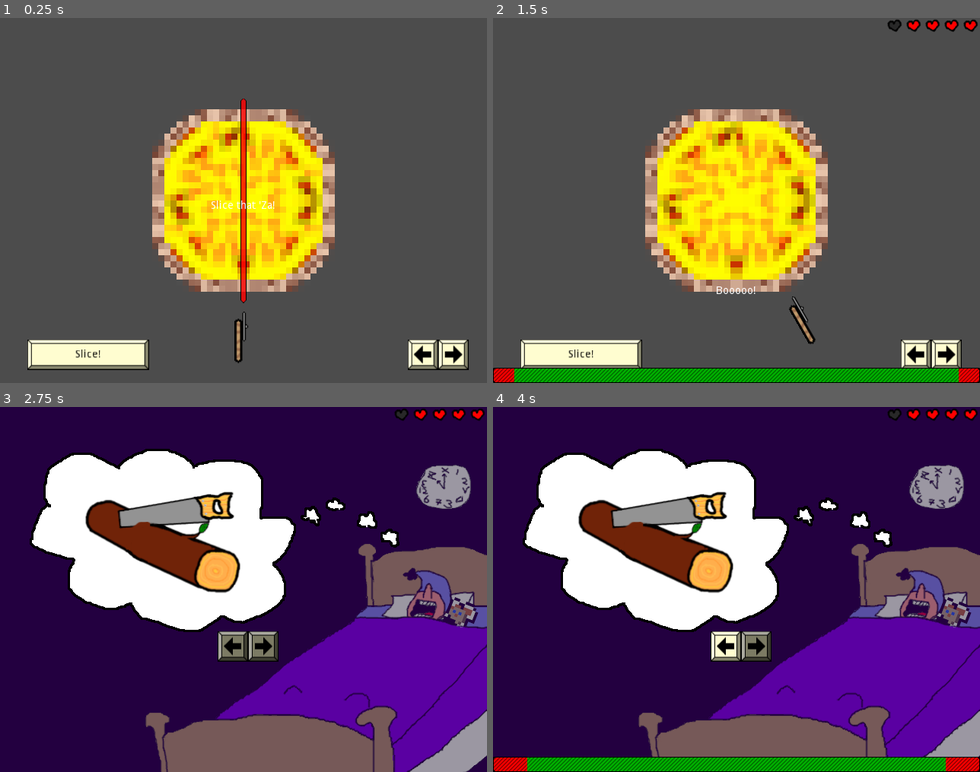
Above: before the commit, frames 1-4 (two rows, left to right).
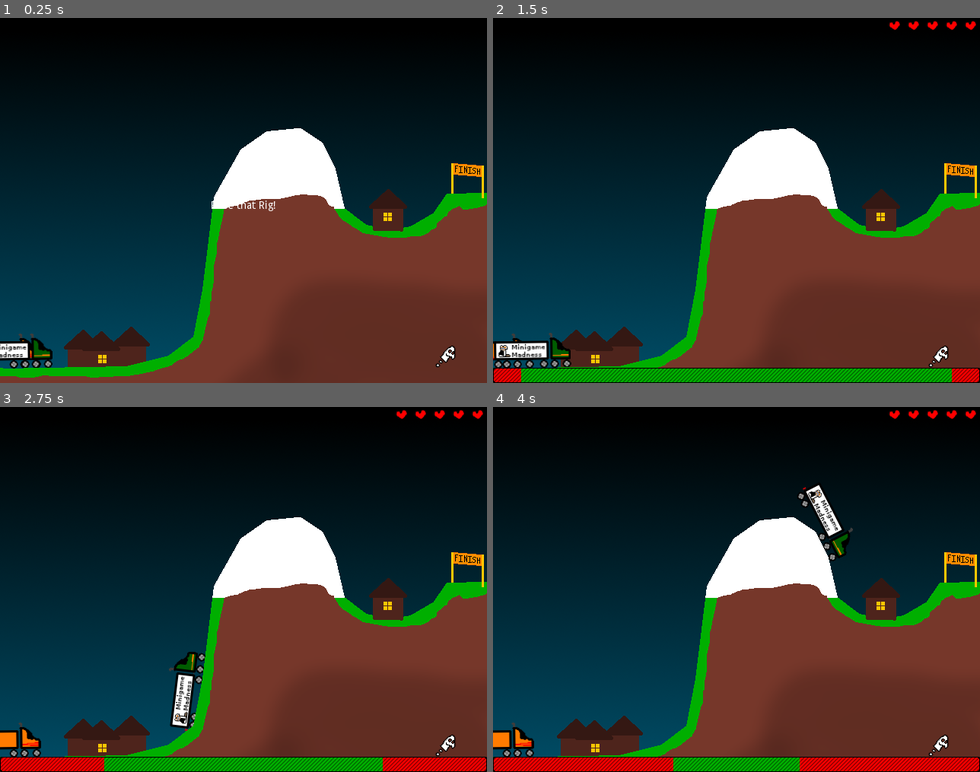
Above: after the commit, the same moments.

Repository: swashdev/minigame-madness
Game: Godot game, scene res://master/scenes/main.tscn
Same seed, same stepped clock (60 frames per second), same inputs: the game is played once before the commit and once after it.
Inputs:
- Up to frame 1 (0.25 s): no input
- Up to frame 2 (1.5 s): hold Space (action) 0.53-1.28 s; hold Right (move_right) from 0.53 s (still down); tap Up (move_up) at 0.77 s; tap Space (action) at 1.35 s
- Up to frame 3 (2.75 s): tap Up (move_up) at 1.52 s; release Right (move_right) at 2.03 s; hold Left (move_left) from 2.03 s (still down); hold Space (action) from 2.03 s (still down)
- Up to frame 4 (4 s): release Left (move_left) at 2.78 s; release Space (action) at 2.78 s; hold Right (move_right) from 2.78 s (still down); tap Space (action) at 2.85 s; tap Up (move_up) at 3.02, 3.77 s; hold Space (action) from 3.53 s (still down)

The runs differ from the first frame. In frame 1, 100% of the frame differs, in the area x 0-100%, y 0-100%; in frame 2, 96%; in frame 3, 97%; in frame 4, 95%.

Commit message:
[MASTER] add the shooter minigame to the queue.

Diff:
--- a/master/scripts/minigame_canvas.gd
+++ b/master/scripts/minigame_canvas.gd
@@ -18,6 +18,7 @@
 	preload( "res://mini/za/scenes/za_minigame.tscn" ),
 	preload( "res://mini/big_rigs/big_rig_minigame.tscn" ),
 	preload( "res://mini/wind/scenes/wind_minigame.tscn" ),
+	preload( "res://mini/shooter/scenes/shooter_frame.tscn" ),
 	# Comma on last element intentional for efficient diff files.
 ]
 
